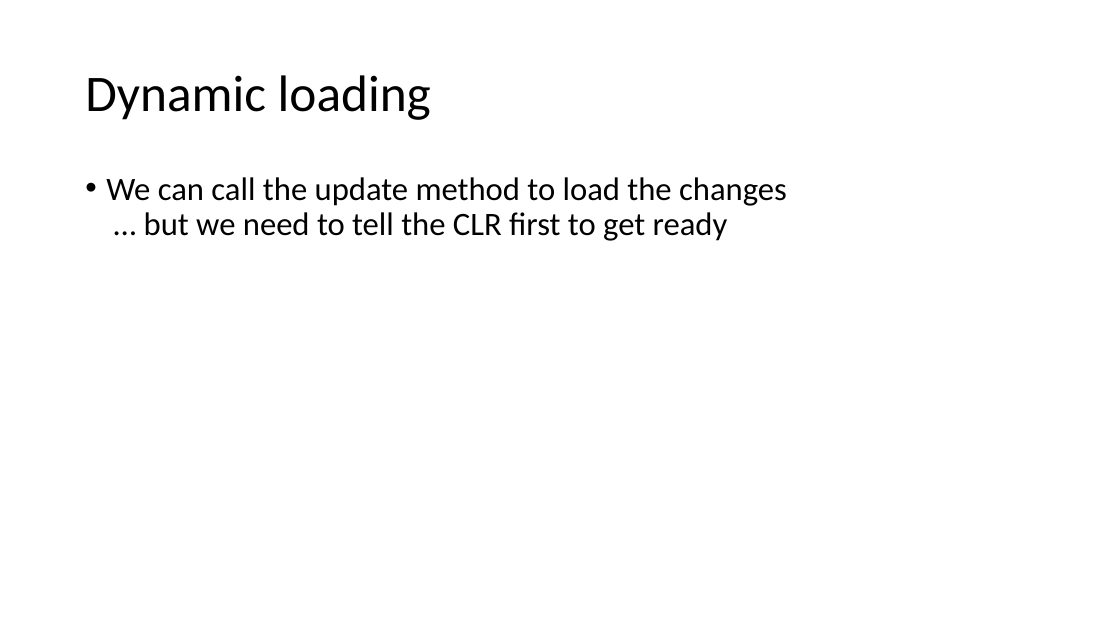
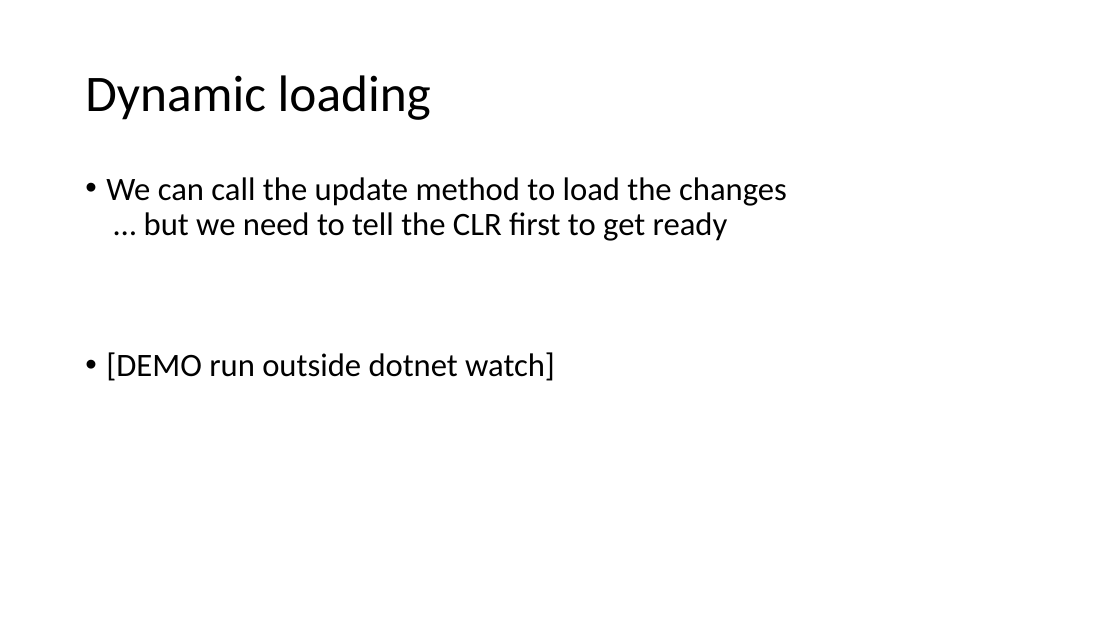
Before and after one commit to clivetong/Talks, a slide deck: slide 12 of EnCForTheWin/HotReloadAndEditAndContinue.pptx (slide 11 before the commit). Drawn at 1120x630 pixels with LibreOffice and Linux fonts; fonts in the diff are those of the drawing. Boxes give left, top, right and bottom in pixels: in the first picture for what was removed or moved away, otherwise in the second. Text is boxed around its words. In the diff, an @@ line names an element or a change of style, - is before the commit and + after.

```diff
--- a/EnCForTheWin/HotReloadAndEditAndContinue.pptx
+++ b/EnCForTheWin/HotReloadAndEditAndContinue.pptx
@@ text at [106, 352, 555, 381]: paragraph added @@
+• [DEMO run outside dotnet watch]
```
Also in this commit, not shown: 5 other slides changed, 2 slides added.
